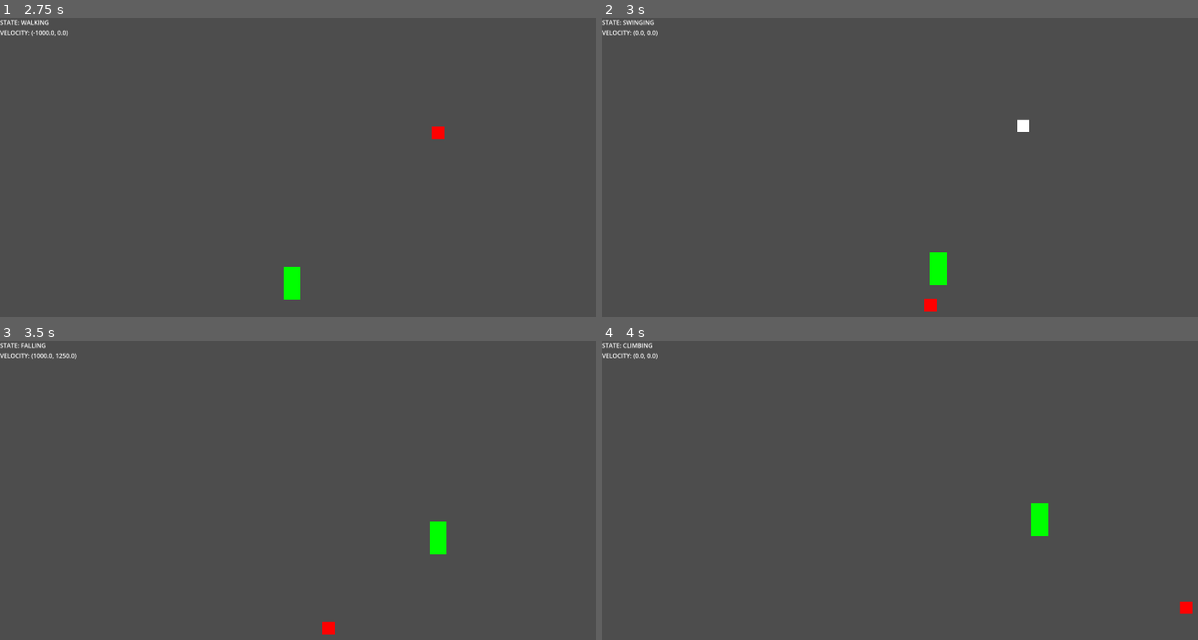
Above: before the commit, frames 1-4 (two rows, left to right).
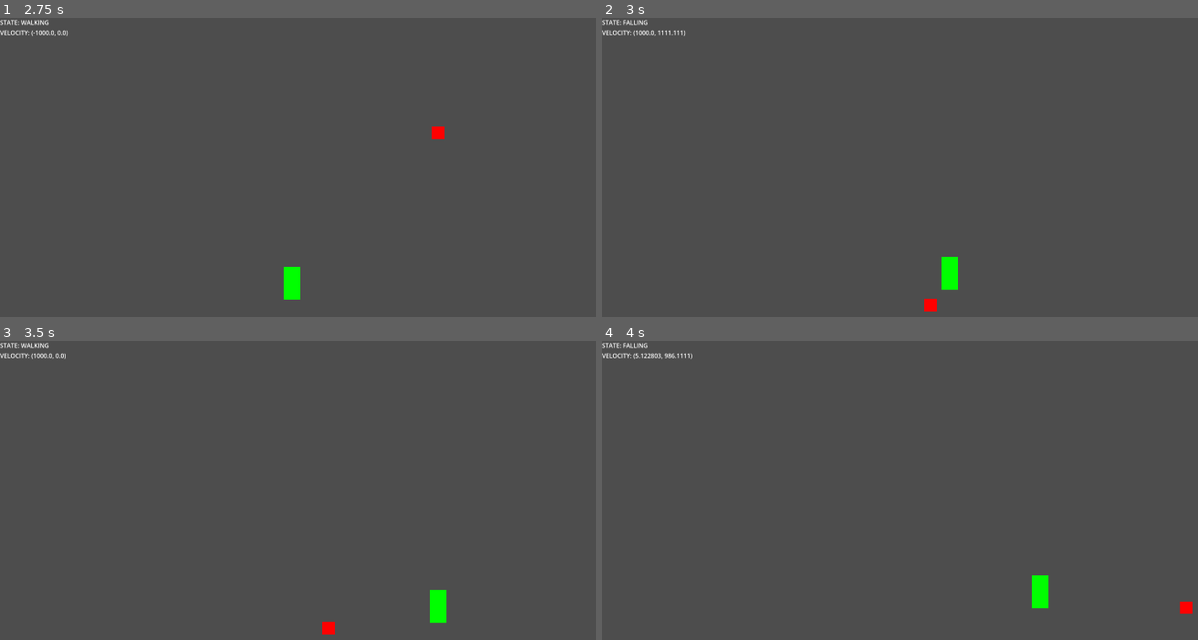
Above: after the commit, the same moments.

Repository: JeriamJito/ProjectWild
Game: Godot game, scene res://stage.tscn
The game is run twice, just before and just after one commit, with the same random seed, the same clock (stepped at 60 frames per second) and the same inputs.
Inputs (mouse positions are in pixels of both pictures, inside the frame that each line leads up to):
- Up to frame 1 (2.75 s): tap Enter at 0.5 s; move the mouse to (524, 203) at 0.52 s; hold D (move_right) 0.53-2.03 s; click (524, 203) at 0.6 s; tap Space (jump) at 0.77, 1.52 s; move the mouse to (220, 242) at 1.27 s; click (220, 242) at 1.35 s; move the mouse to (441, 131) at 2.02 s; hold A (move_left) from 2.03 s (still down); click (441, 131) at 2.1 s
- Up to frame 2 (3 s): tap Space (jump) at 2.75 s; move the mouse to (929, 305) at 2.77 s; release A (move_left) at 2.78 s; hold D (move_right) from 2.78 s (still down); click (929, 305) at 2.85 s
- Up to frame 3 (3.5 s): keep holding D (move_right); tap Space (jump) at 3.02 s
- Up to frame 4 (4 s): keep holding D (move_right); move the mouse to (1186, 607) at 3.52 s; click (1186, 607) at 3.6 s; tap Space (jump) at 3.77 s

Frame 1 is identical in both runs. In frame 2, 0.7% of the frame differs, in the area x 3-72%, y 0-92%; in frame 3, 0.7%; in frame 4, 0.8%, in the area x 3-75%, y 0-90%.

Commit message:
(fix) grappling onto last point in group

Diff:
--- a/components/state_machine.gd
+++ b/components/state_machine.gd
@@ -13,5 +13,6 @@
 		_state = new_state
 		parent.state = _state
 
+
 func _on_change_state(state: Globals.STATES):
 	_state = state
--- a/components/whip.gd
+++ b/components/whip.gd
@@ -13,10 +13,12 @@
 
 var grapple_point := GRAPPLE_RESET
 var current_grapple_point := -1.0
+var state_machine : StateMachine
 
 func _ready() -> void:
 	parent.change_state.connect(create_rope)
-
+	parent.attempt_change_state.connect(try_create_rope)
+	state_machine = parent.find_child("StateMachine")
 
 func _process(_delta: float) -> void:
 	var new_grapple_point = get_valid_grapple_point()
@@ -68,3 +70,9 @@
 		parent.remote_transform_2d.remote_path = camera_path
 		existing_rope.queue_free()
 		current_grapple_point = -1
+
+
+func try_create_rope(state: Globals.STATES) -> void:
+	if not has_grapple_point():
+		return
+	parent.change_state.emit(state)
--- a/player/player.gd
+++ b/player/player.gd
@@ -4,6 +4,7 @@
 const STATES = Globals.STATES
 
 signal change_state
+signal attempt_change_state
 signal velocity_change
 
 @onready var collision_shape_2d: CollisionShape2D = %CollisionShape2D
@@ -37,7 +38,7 @@
 		change_state.emit(STATES.CLIMBING)
 	elif state in [STATES.JUMPING, STATES.FALLING, STATES.SWINGING] and \
 			Input.is_action_just_pressed("whip_use"):
-		change_state.emit(STATES.SWINGING)
+		attempt_change_state.emit(STATES.SWINGING)
 
 	if Input.is_action_just_pressed("jump"):
 		if state in [STATES.IDLE, STATES.WALKING, STATES.COYOTE]:
